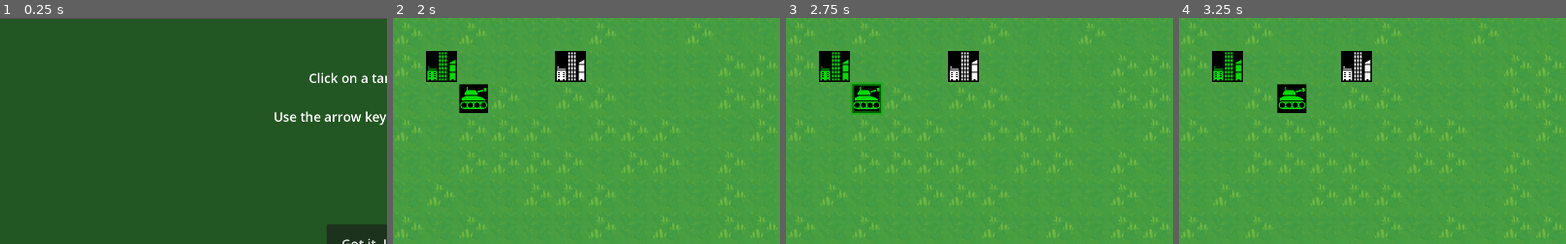
Above: before the commit, frames 1-4 (left to right).
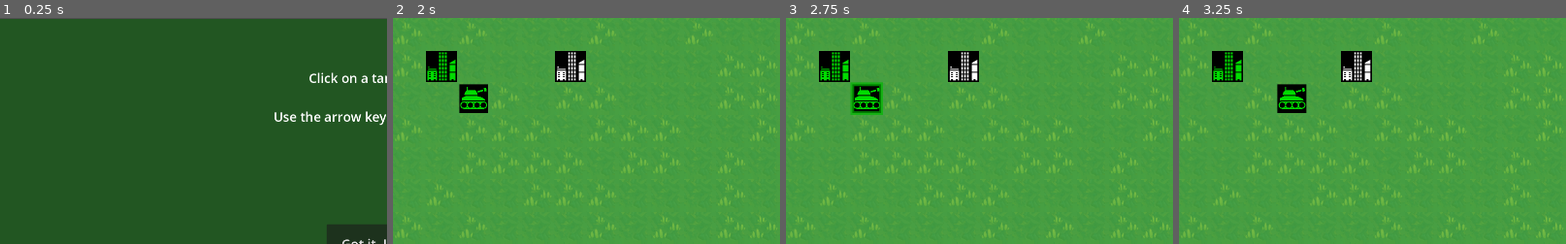
Above: after the commit, the same moments.

Repository: greenmoss/tankies
Game: Godot game, scene res://main.tscn
Same seed, same stepped clock (60 frames per second), same inputs: the game is played once before the commit and once after it.
Inputs (mouse positions are % of the whole screen's width and height, from its top left):
- Up to frame 1 (0.25 s): no input
- Up to frame 2 (2 s): click "Got it. Let's go!" at 0.5 s; tap Enter at 1.25 s; move the mouse to (90, 82) at 1.27 s; press the mouse at (90, 82) at 1.28 s; hold Right (right) from 1.28 s (still down)
- Up to frame 3 (2.75 s): tap Space at 2 s; move the mouse to (10, 18) at 2.02 s; release Right (right) at 2.03 s; release the mouse at (10, 18) at 2.03 s; hold Down (down) from 2.03 s (still down); click (10, 18) at 2.1 s
- Up to frame 4 (3.25 s): tap Enter at 2.75 s; move the mouse to (60, 28) at 2.77 s; release Down (down) at 2.78 s; press the mouse at (60, 28) at 2.78 s; hold Right (right) from 2.78 s (still down)
The pictures show only the part of the screen within x 0-50%, y 0-50%; the shares and areas given below are measured in that part.

Frames 1-2 are identical in both runs. In frame 3, 0.1% of the frame differs, in the area x 17-25%, y 29-43%; in frame 4, nothing differs.

Commit message:
Use signals from cooldown timers
Makes cooldown consistent instead of randomly restarting

Diff:
--- a/unit/cursor.gd
+++ b/unit/cursor.gd
@@ -1,7 +1,7 @@
 extends Sprite2D
 
 var time = 0
-var duration = 1  # length of the effect
+var duration = 1.5  # length of the effect
 
 func _process(delta):
     if not visible: return
@@ -16,7 +16,8 @@
         time = 0
 
 func activate():
-    time = 0
+    if not visible:
+        time = 0
     visible = true
 
 func deactivate():
--- a/unit/unit.gd
+++ b/unit/unit.gd
@@ -117,11 +117,8 @@
     moving = true
     $Cursor.deactivate()
     await tween.finished
+    $Cursor/CooldownTimer.start()
     moving = false
-
-    if selected:
-        await $Cursor/CooldownTimer.timeout
-        $Cursor.activate()
 
     if(in_city != null):
         if(position != in_city.position):
@@ -177,3 +174,8 @@
 
 func reset_moves():
     moves_remaining = moves_per_turn
+
+
+func _on_cooldown_timer_timeout():
+    if selected:
+        $Cursor.activate()
--- a/unit/unit.tscn
+++ b/unit/unit.tscn
@@ -32,7 +32,7 @@
 script = ExtResource("5_rhdgt")
 
 [node name="CooldownTimer" type="Timer" parent="Cursor"]
-autostart = true
+wait_time = 0.5
 
 [node name="RayCast2D" type="RayCast2D" parent="."]
 collide_with_areas = true
@@ -52,3 +52,4 @@
 
 [connection signal="mouse_entered" from="." to="." method="_on_mouse_entered"]
 [connection signal="mouse_exited" from="." to="." method="_on_mouse_exited"]
+[connection signal="timeout" from="Cursor/CooldownTimer" to="." method="_on_cooldown_timer_timeout"]
--- a/world/turn_overlay.gd
+++ b/world/turn_overlay.gd
@@ -9,5 +9,7 @@
     $DoneTurnLabel.text = done_turn_text + str(done_turn)
     $StartTurnLabel.text = start_turn_text + str(start_turn)
     show()
-    await $Timer.timeout
+    $CoolDownTimer.start()
+
+func _on_cool_down_timer_timeout():
     hide()
--- a/world/units.gd
+++ b/world/units.gd
@@ -28,6 +28,3 @@
     var ai_done = true
     if(humans_done and ai_done):
         taking_turn = false
-
-func take_team_turn(team_name):
-    print(turn_queues[team_name])
--- a/world/world.tscn
+++ b/world/world.tscn
@@ -130,3 +130,8 @@
 
 [node name="TurnOverlay" parent="." instance=ExtResource("6_svbli")]
 visible = false
+
+[node name="CoolDownTimer" type="Timer" parent="TurnOverlay"]
+wait_time = 2.0
+
+[connection signal="timeout" from="TurnOverlay/CoolDownTimer" to="TurnOverlay" method="_on_cool_down_timer_timeout"]
